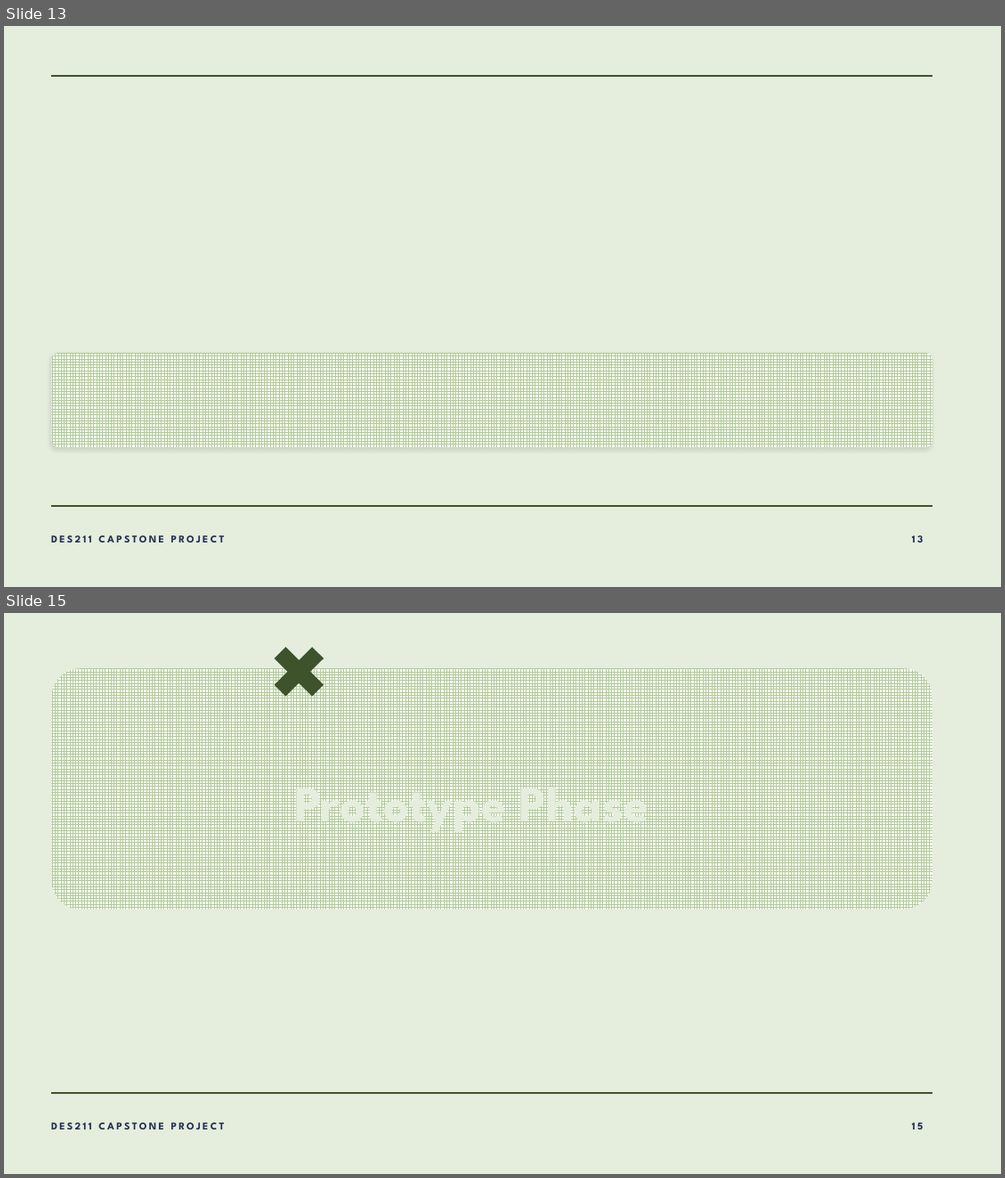
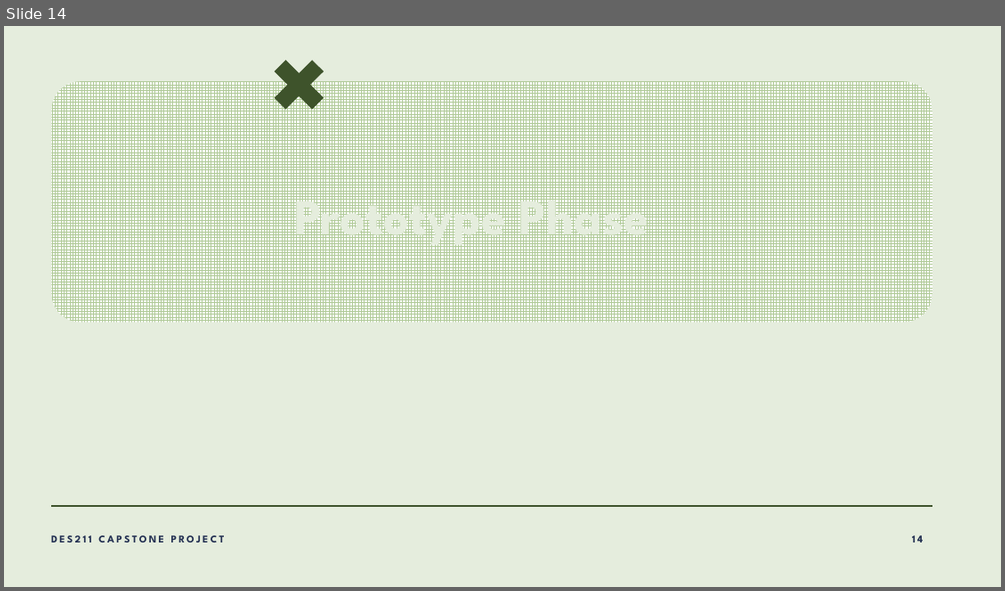
Before and after one commit to lalitm1004/DES211-CCD, a slide deck: presentation.pptx. Shown one above the other, each under a label of ours: slides 13 and 15 before the commit, slide 14 after it; the slides between them are not shown. The pictures are 1005x1178 and 1005x591 pixels, drawn with LibreOffice and Linux fonts; fonts in the diff are those of the drawing; background and template pictures are left out. Boxes give left, top, right and bottom in pixels: in the first picture for what was removed or moved away, otherwise in the second. Text is boxed around its words. In the diff, an @@ line names an element or a change of style, - is before the commit and + after.

```diff
--- a/presentation.pptx
+++ b/presentation.pptx
@@ slide 13 removed at [4, 26, 1001, 587], background #E5EDDD; not listed: 1 template element that a slide beside it also shows @@
@@ line removed from (52, 76) to (932, 76) @@
@@ rounded rectangle removed at [52, 353, 933, 447] @@
@@ text removed at [51, 535, 225, 542] @@
-DES211 CAPSTONE PROJECT
@@ page number removed at [912, 535, 922, 542] @@
-13
@@ what was slide 15 is now slide 14 @@
@@ page number at [912, 535, 922, 542]: text changed @@
-15
+14
```
Also in this commit, not shown: 6 slides changed, 1 slide added, 1 other slide removed.
